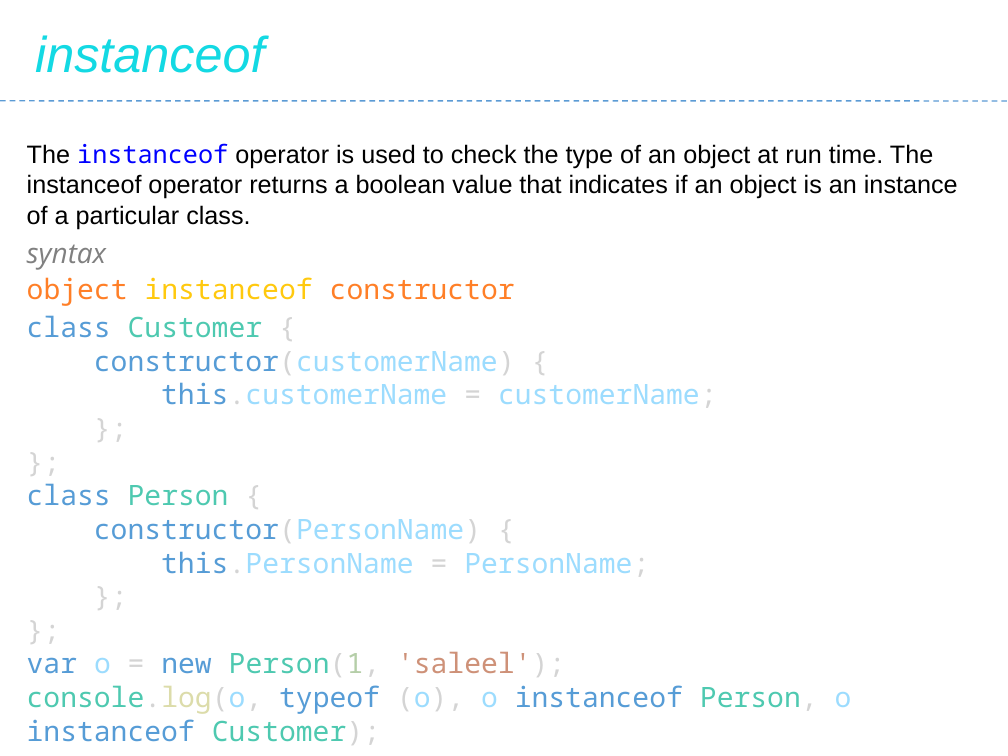
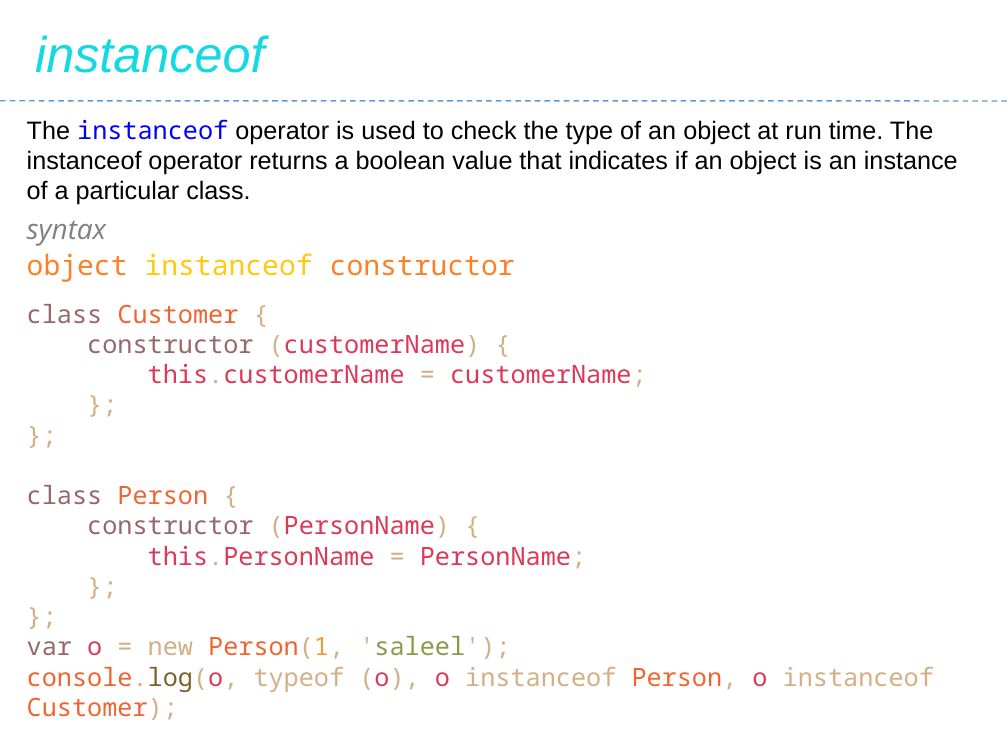
Before and after one commit to Saleel-Bagde/PPT-s, a slide deck: slide 230 of JavaScript.pptx. Drawn at 1008x756 pixels with LibreOffice and Linux fonts; fonts in the diff are those of the drawing. Boxes give left, top, right and bottom in pixels: in the first picture for what was removed or moved away, otherwise in the second. Text is boxed around its words. In the diff, an @@ line names an element or a change of style, - is before the commit and + after.

```diff
--- a/JavaScript.pptx
+++ b/JavaScript.pptx
@@ 3 texts: place and size @@
-3 texts at box(27, 143, 958, 306)
+3 texts at box(27, 119, 958, 282)
@@ text "class Customer {": place and size @@
-text "class Customer {" at box(27, 315, 852, 745)
+text "class Customer {" at box(27, 304, 934, 720)
@@ text at box(27, 304, 934, 720): size 20 to 18 pt in "class Customer {", "this.customerName = customerName;", "};", "};" and 6 more places; text colour #569CD6 to #98676A in "class", "class", "var"; text colour #4EC9B0 to #F06431 in "Customer", "Person", "Person(1,", "console.log(o, Person, Customer);"; text colour #D4D4D4 to #D3AF86 in "{", "this.customerName = customerName;", "};", "};" and 6 more places; text colour #569CD6 to #DC3958 in "this.customerName", "this.PersonName"; text colour #9CDCFE to #DC3958 in "this.customerName customerName;", "this.PersonName PersonName;", "o", "console.log(o, (o), o o"; text colour #569CD6 to #D3AF86 in "new", "typeof instanceof instanceof"; text colour #B5CEA8 to #F79A32 in "Person(1,"; text colour #CE9178 to #D3AF86, text colour #CE9178 to #889B4A in "'saleel');"; text colour #DCDCAA to #7E602C in "console.log(o," @@
@@ text at box(87, 335, 481, 357): text changed; size 20 to 18 pt; text colour #9CDCFE to #DC3958 @@
-constructor(customerName) {
+constructor (customerName) {
@@ text at box(87, 516, 450, 538): text changed; size 20 to 18 pt; text colour #569CD6 to #98676A @@
-constructor(PersonName) {
+constructor (PersonName) {
```
Also in this commit, not shown: 17 other slides changed.
